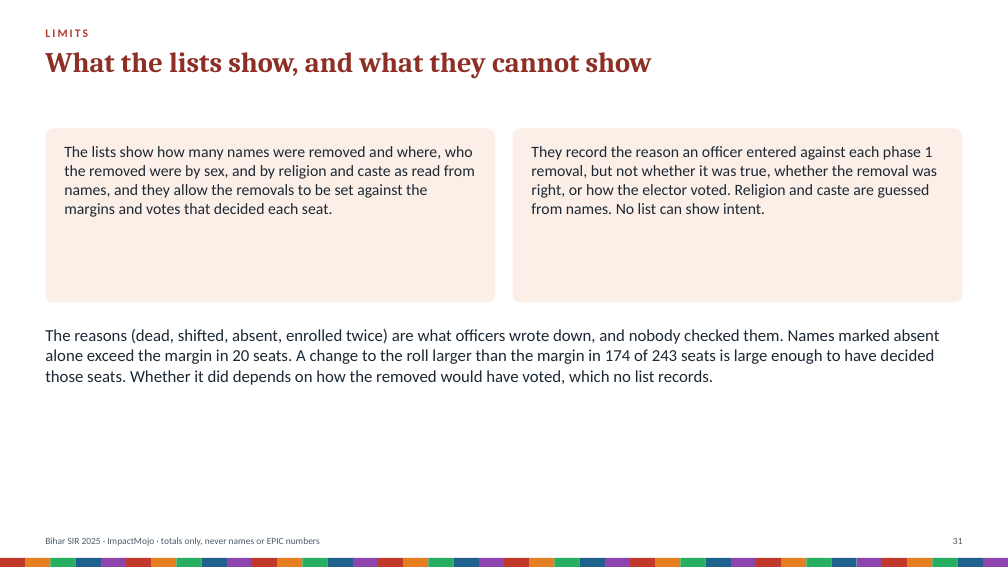
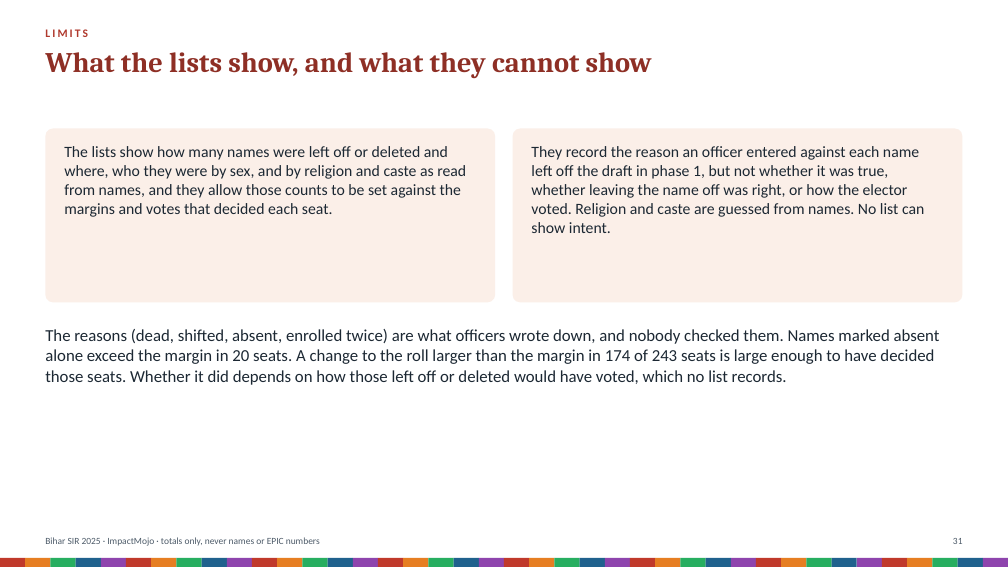
Before and after one commit to Varnasr/INDIA-DATA, a slide deck: slide 31 of reports/bihar-sir-2025-deck.pptx. Drawn at 1008x567 pixels with LibreOffice and Linux fonts; fonts in the diff are those of the drawing. Boxes give left, top, right and bottom in pixels: in the first picture for what was removed or moved away, otherwise in the second. Text is boxed around its words. In the diff, an @@ line names an element or a change of style, - is before the commit and + after.

```diff
--- a/reports/bihar-sir-2025-deck.pptx
+++ b/reports/bihar-sir-2025-deck.pptx
@@ text at (64, 146, 466, 217): text changed @@
-The lists show how many names were removed and where, who the removed were by sex, and by religion and caste as read from names, and they allow the removals to be set against the margins and votes that decided each seat.
+The lists show how many names were left off or deleted and where, who they were by sex, and by religion and caste as read from names, and they allow those counts to be set against the margins and votes that decided each seat.
@@ text at (531, 146, 924, 233): text changed @@
-They record the reason an officer entered against each phase 1 removal, but not whether it was true, whether the removal was right, or how the elector voted. Religion and caste are guessed from names. No list can show intent.
+They record the reason an officer entered against each name left off the draft in phase 1, but not whether it was true, whether leaving the name off was right, or how the elector voted. Religion and caste are guessed from names. No list can show intent.
@@ text at (45, 329, 940, 385): text changed @@
-The reasons (dead, shifted, absent, enrolled twice) are what officers wrote down, and nobody checked them. Names marked absent alone exceed the margin in 20 seats. A change to the roll larger than the margin in 174 of 243 seats is large enough to have decided those seats. Whether it did depends on how the removed would have voted, which no list records.
+The reasons (dead, shifted, absent, enrolled twice) are what officers wrote down, and nobody checked them. Names marked absent alone exceed the margin in 20 seats. A change to the roll larger than the margin in 174 of 243 seats is large enough to have decided those seats. Whether it did depends on how those left off or deleted would have voted, which no list records.
```
Also in this commit, not shown: 29 other slides changed, 44 other files.
